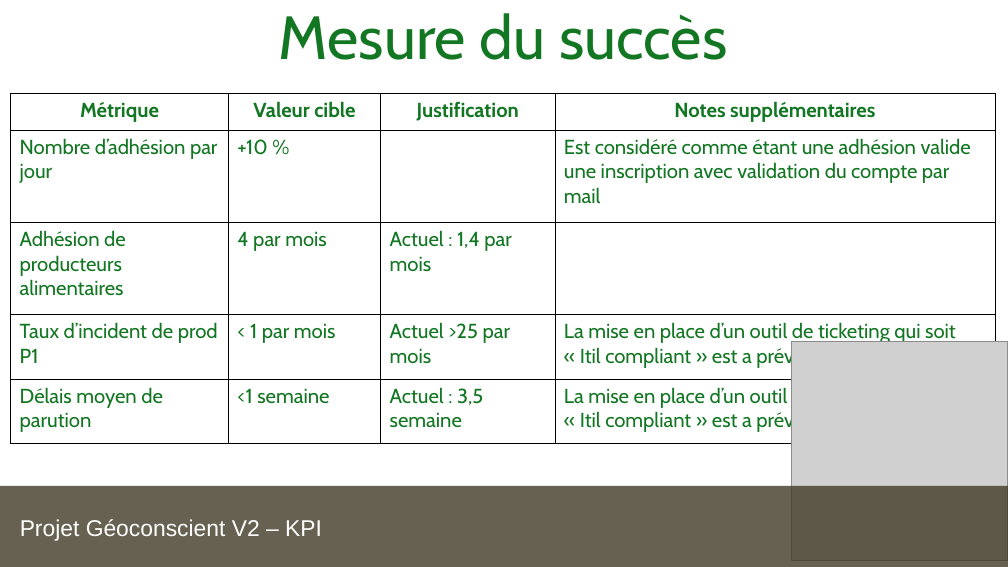
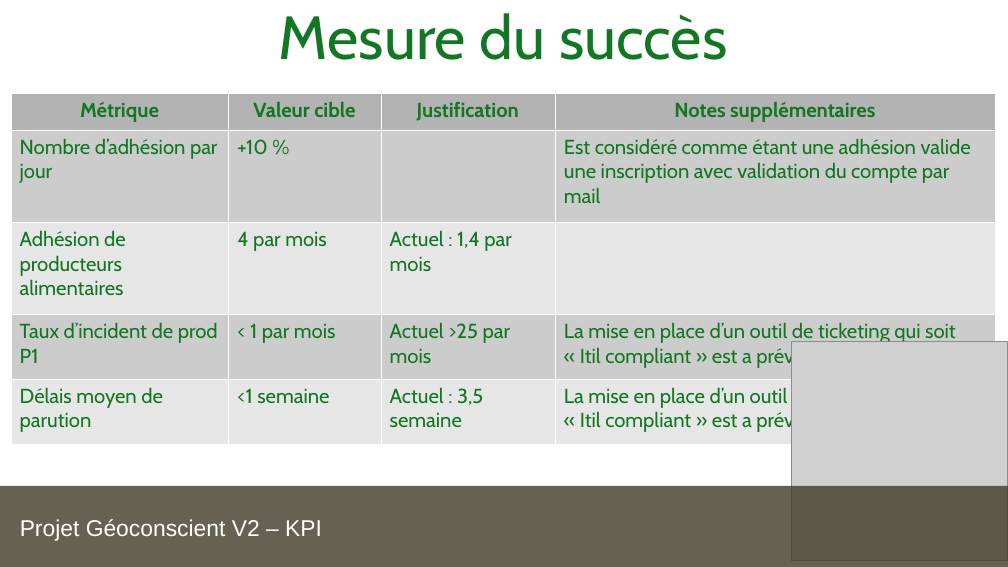
Before and after one commit to etcomment/OCR_f00sus_, a slide deck: slide 15 of presentation.odp. Drawn at 1008x567 pixels with LibreOffice and Linux fonts; fonts in the diff are those of the drawing; grey boxes stand for pictures. Boxes give left, top, right and bottom in pixels: in the first picture for what was removed or moved away, otherwise in the second. Text is boxed around its words. In the diff, an @@ line names an element or a change of style, - is before the commit and + after.

```diff
--- a/presentation.odp
+++ b/presentation.odp
@@ table at [11, 93, 996, 437] @@
@@ fill none to #B3B3B3 in row 1 @@
@@ fill none to #CCCCCC in 7 cells @@
@@ fill none to #E6E6E6 in 7 cells @@
@@ borders changed @@
```
Also in this commit, not shown: 6 other slides changed.
